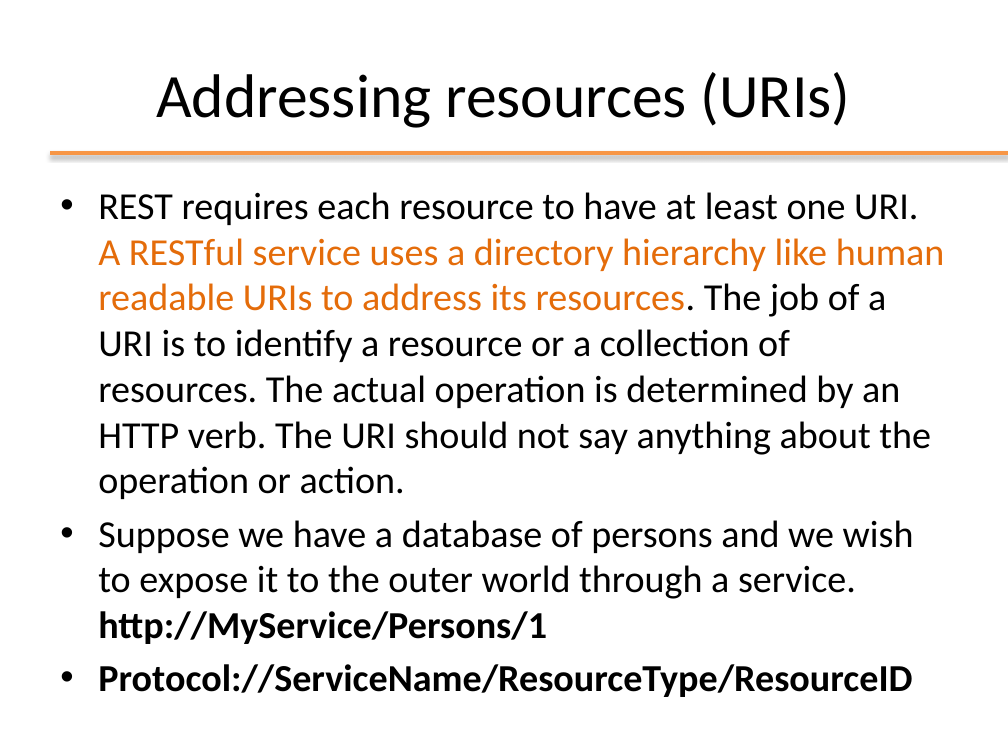
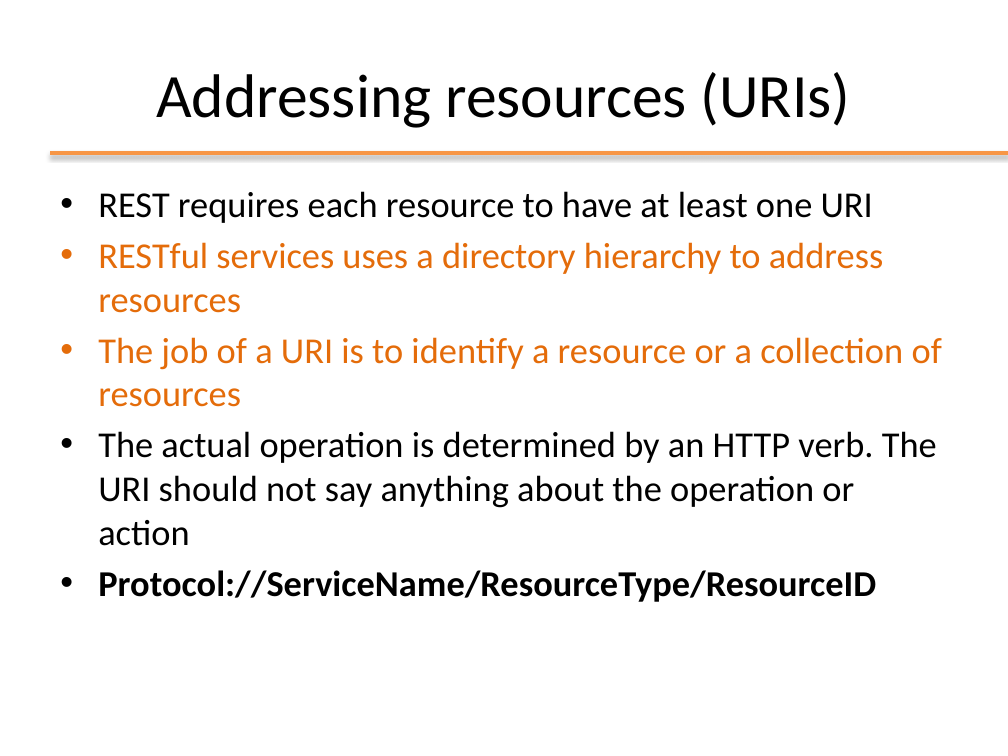
Before and after one commit to Andrea99-beep/ooprogramming, a slide deck: slide 17 of slides/ppt/09_REST.pptx. Drawn at 1008x756 pixels with LibreOffice and Linux fonts; fonts in the diff are those of the drawing; background and template pictures are left out. Boxes give left, top, right and bottom in pixels: in the first picture for what was removed or moved away, otherwise in the second. Text is boxed around its words. In the diff, an @@ line names an element or a change of style, - is before the commit and + after.

```diff
--- a/slides/ppt/09_REST.pptx
+++ b/slides/ppt/09_REST.pptx
@@ text at (98, 191, 942, 546): text changed; size 27.2 to 26 pt @@
-• REST requires each resource to have at least one URI. A RESTful service uses a directory hierarchy like human readable URIs to address its resources. The job of a URI is to identify a resource or a collection of resources. The actual operation is determined by an HTTP verb. The URI should not say anything about the operation or action.
-• Suppose we have a database of persons and we wish to expose it to the outer world through a service. http://MyService/Persons/1
+• REST requires each resource to have at least one URI
+• RESTful services uses a directory hierarchy to address resources
+• The job of a URI is to identify a resource or a collection of resources
+• The actual operation is determined by an HTTP verb. The URI should not say anything about the operation or action
@@ text at (98, 570, 876, 602): size 27.2 to 26 pt in "Protocol://ServiceName/ResourceType/ResourceID" @@
```
Also in this commit, not shown: 13 other slides changed, 2 slides added, 2 slides removed, 18 other files.
